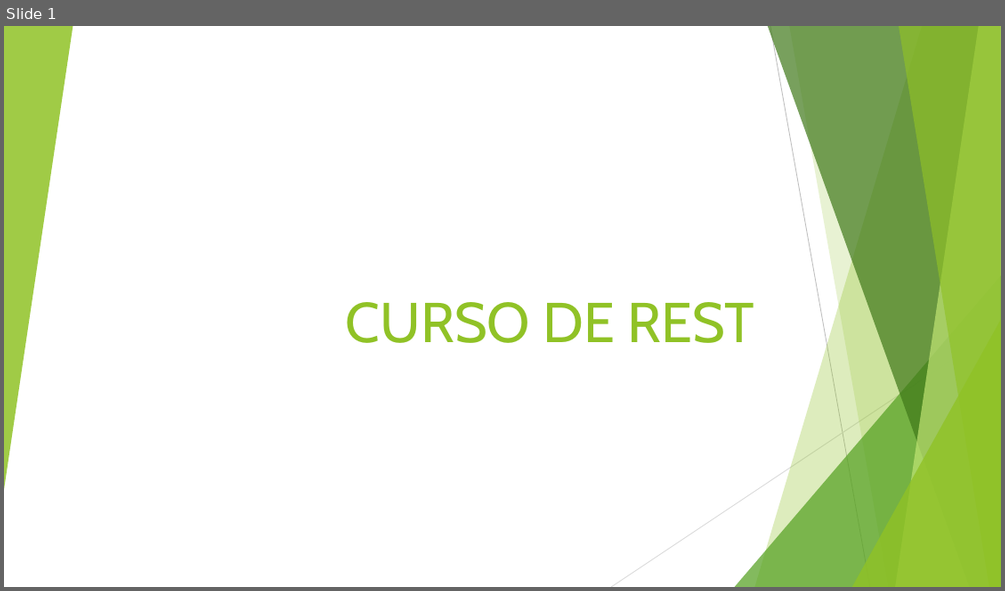
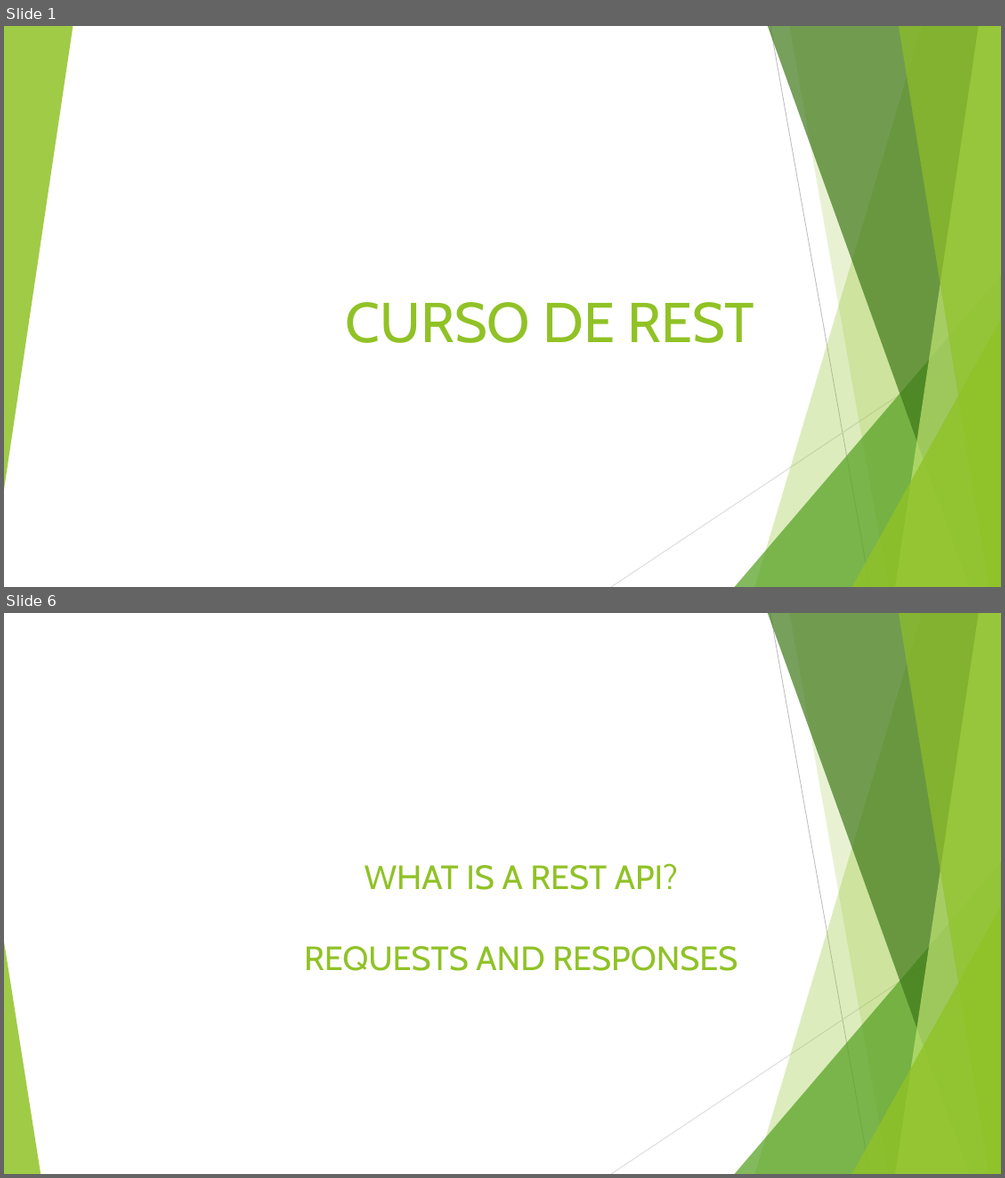
Before and after one commit to leandrocgsi/RestWithASP-NETUdemy, a slide deck: Documents/Understending RESTFul API's .pptx. Shown one above the other, each under a label of ours: slide 1 before the commit, slides 1 and 6 after it; the slides between them are not shown. The pictures are 1005x591 and 1005x1178 pixels, drawn with LibreOffice and Linux fonts; fonts in the diff are those of the drawing. Boxes give left, top, right and bottom in pixels: in the first picture for what was removed or moved away, otherwise in the second. Text is boxed around its words. In the diff, an @@ line names an element or a change of style, - is before the commit and + after.

```diff
--- a/Documents/Understending RESTFul API's .pptx
+++ b/Documents/Understending RESTFul API's .pptx
@@ slide 6 added at <box>4,613,1001,1174</box>, background #FFFFFF; not listed: 9 template elements that a slide beside it also shows @@
@@ title added at <box>304,863,737,971</box>, 32.4 pt, text #90C226 @@
+WHAT IS A REST API?
+REQUESTS AND RESPONSES
@@ triangle added at <box>4,941,40,1174</box>, fill #90C226 at 85% opacity @@
```
Also in this commit, not shown: 43 other slides added.
